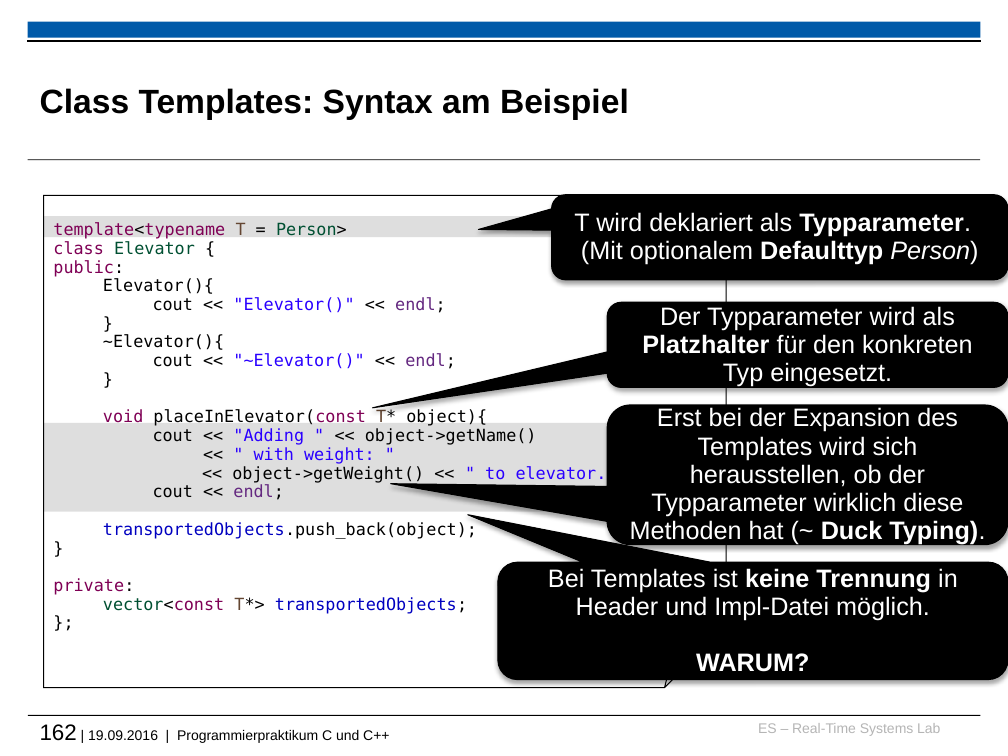
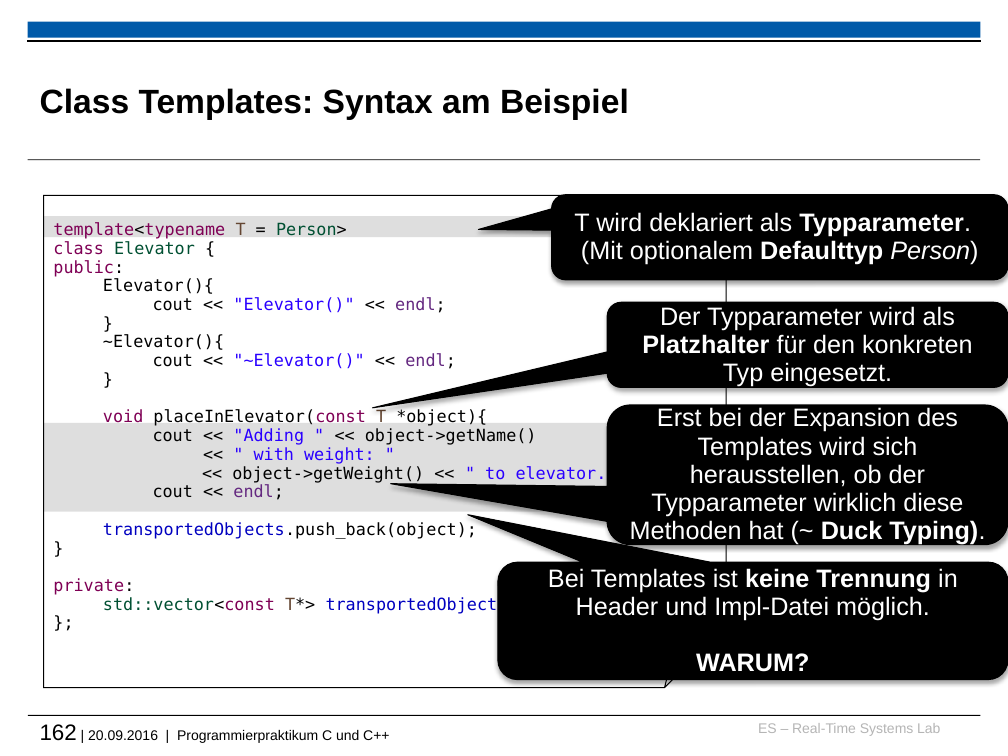
Before and after one commit to h82k/tud-cppp, a slide deck: slide 162 of cppp_lecture.pptx. Drawn at 1008x756 pixels with LibreOffice and Linux fonts; fonts in the diff are those of the drawing; background and template pictures are left out. Boxes give left, top, right and bottom in pixels: in the first picture for what was removed or moved away, otherwise in the second. Text is boxed around its words. In the diff, an @@ line names an element or a change of style, - is before the commit and + after.

```diff
--- a/cppp_lecture.pptx
+++ b/cppp_lecture.pptx
@@ text in folded corner at (103,409,487,426): spaces changed @@
-void placeInElevator(const T* object){
+void placeInElevator(const T *object){
@@ text in folded corner at (103,597,518,615): text changed @@
-vector<const T*> transportedObjects;
+std::vector<const T*> transportedObjects;
@@ text at (40,724,389,743): text changed @@
-162 | 19.09.2016 | Programmierpraktikum C und C++
+162 | 20.09.2016 | Programmierpraktikum C und C++
```
Also in this commit, not shown: 5 other slides changed, 3 other files.
